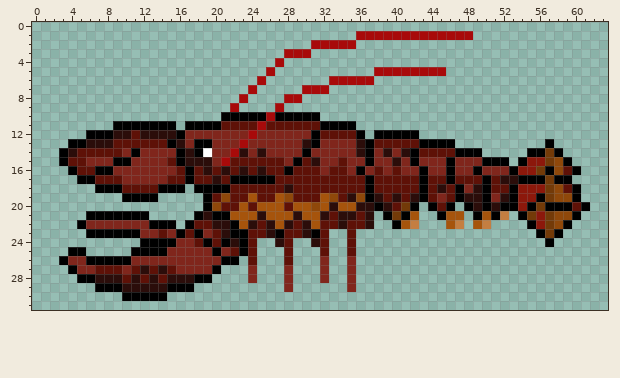
Two states of a pixel-art file, Sprites and Backdrops/Aseprite/64x32Lobster(Red Scheme).aseprite. Above, as it was before the edit.
64x32 pixels, 1 frame. Colours within 5 levels of each other are drawn and written as one.
The result:
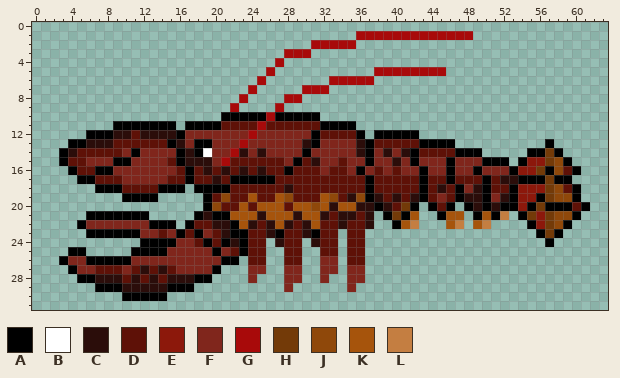
Palette (. is transparent): A #000000  B #ffffff  C #2b0d0a  D #5e1107  E #8c180b  F #80261c  G #a80a0a  H #733a08  J #8f480a  K #a6540c  L #c47e41
From old to new:
Colour D now appears in row 23 at x 33 and 36; in rows 24 to 25 at x 25, 29, 33 and 36; in row 26 at x 25, 29 and 36.
The author changed colour F to colour D in row 26 at x 35.
Colour F now appears in row 26 at x 33; in row 27 at x 25, 29, 33 and 36; in row 28 at x 29 and 36.
Pixel boxes of the changes (left, top, right, bottom) in both pictures:
changed: (329, 229, 365, 283)
added: (257, 238, 302, 283)
